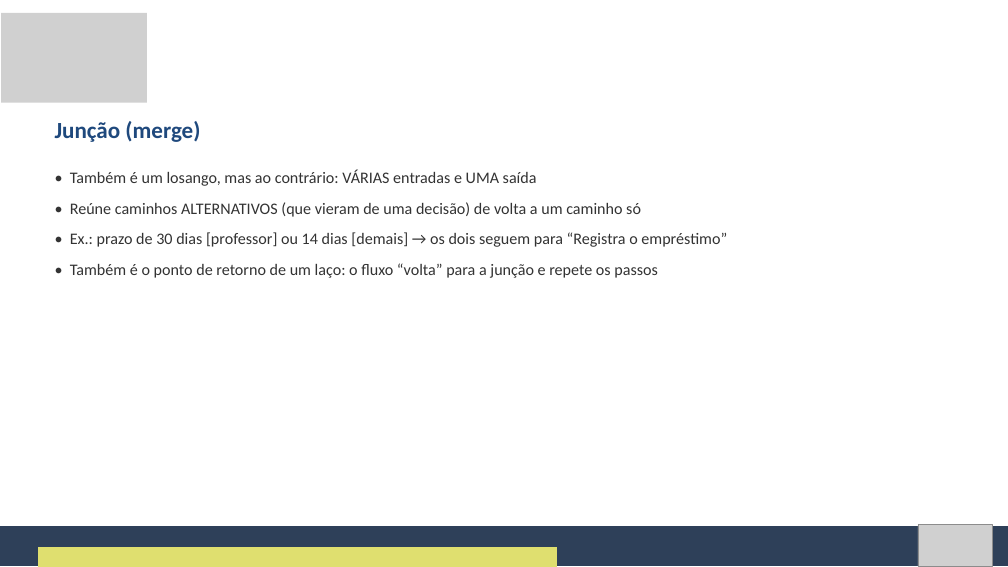
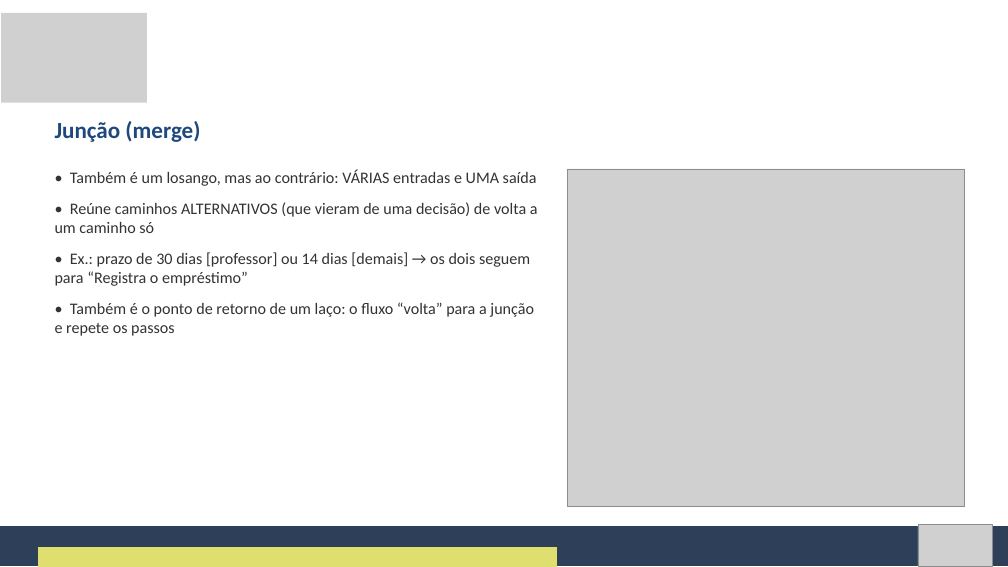
Before and after one commit to Natan20/Curso-Modelagem-De-Sistemas-Material, a slide deck: slide 28 of Aula 07 - 02-10-2026/Aula 7 - Slides.pptx. Drawn at 1008x567 pixels with LibreOffice and Linux fonts; fonts in the diff are those of the drawing; grey boxes stand for pictures. Boxes give left, top, right and bottom in pixels: in the first picture for what was removed or moved away, otherwise in the second. Text is boxed around its words. In the diff, an @@ line names an element or a change of style, - is before the commit and + after.

```diff
--- a/Aula 07 - 02-10-2026/Aula 7 - Slides.pptx
+++ b/Aula 07 - 02-10-2026/Aula 7 - Slides.pptx
@@ text "• Também é um losango, ..." rewrapped from <box>70,171,727,278</box> to <box>55,171,538,336</box> @@
@@ picture added at <box>568,169,964,507</box> @@
```
Also in this commit, not shown: 13 other slides changed.
